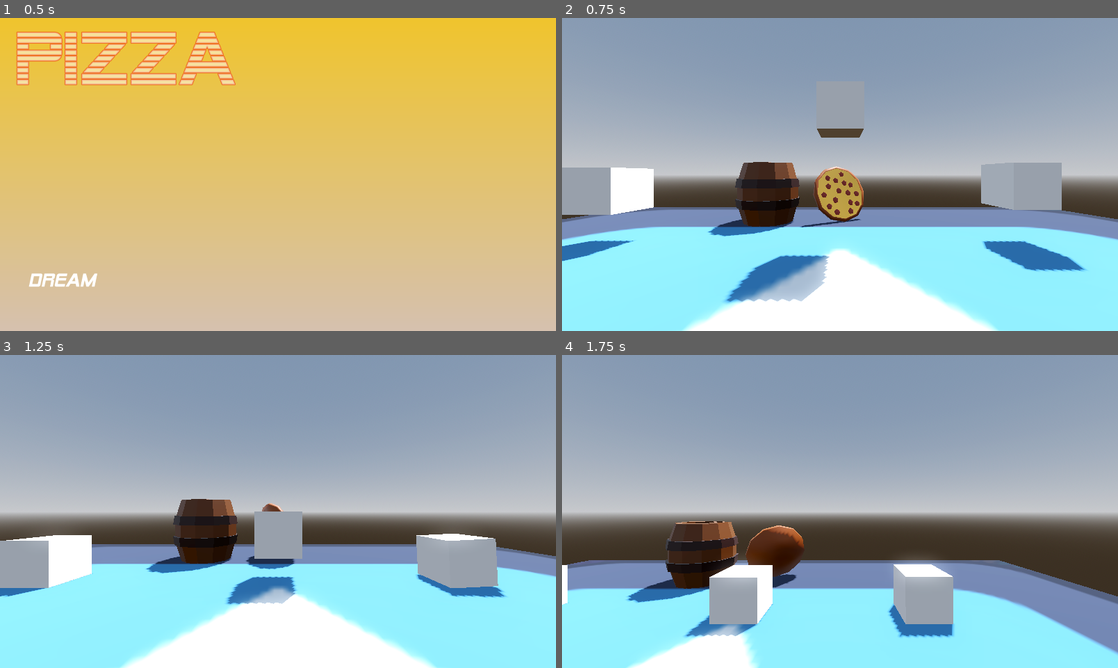
Above: before the commit, frames 1-4 (two rows, left to right).
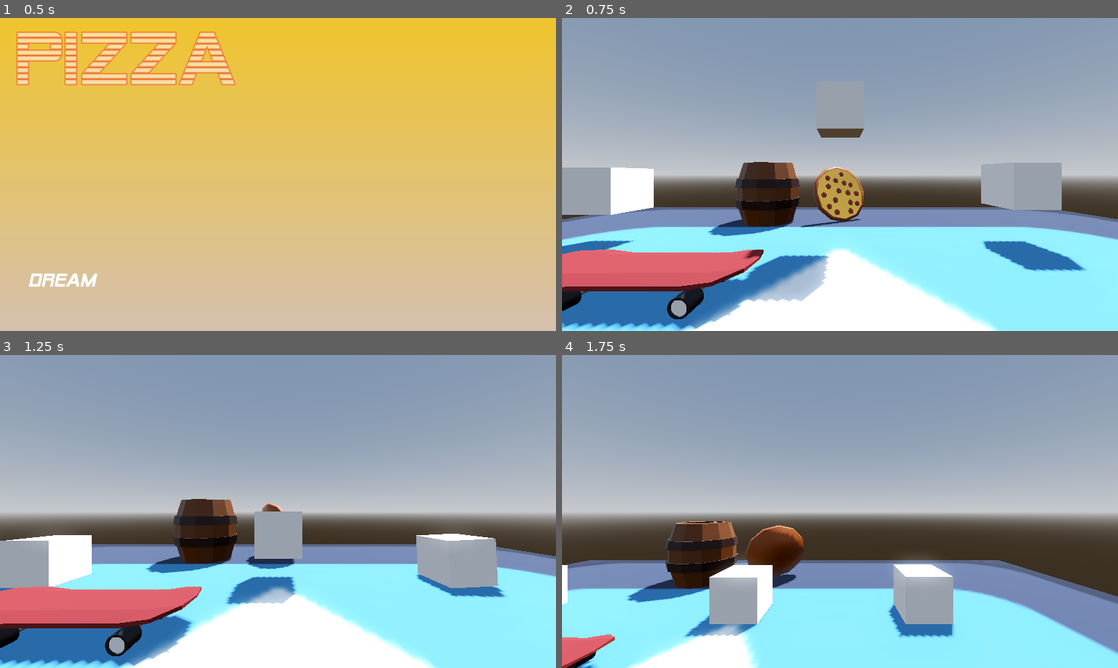
Above: after the commit, the same moments.

Repository: MattCharles/Dreams
Game: Godot game, scene res://Scenes/menu.tscn
Same seed, same stepped clock (60 frames per second), same inputs: the game is played once before the commit and once after it. The engine's default icon, where the game draws it, is replaced by a stand-in: a white triangle on a blue panel in a dark square.
Inputs (mouse positions are in pixels of both pictures, inside the frame that each line leads up to):
- Up to frame 1 (0.5 s): no input
- Up to frame 2 (0.75 s): click "Dream" at 0.5 s
- Up to frame 3 (1.25 s): no input
- Up to frame 4 (1.75 s): move the mouse to (962, 495) at 1.27 s; hold D (right) from 1.28 s (still down); click (962, 495) at 1.42 s; tap Space (jump) at 1.52 s

Frame 1 is identical in both runs. In frame 2, 7.8% of the frame differs, in the area x 0-37%, y 74-100%; in frame 3, 7.9%; in frame 4, 0.7%.

Commit message:
pushing shtuff, cursor plus sk8board

Diff:
--- /dev/null
+++ b/Assets/2d/pizzacursor.tscn
@@ -0,0 +1,3 @@
+[gd_scene format=3 uid="uid://cdbgngipd24l0"]
+
+[node name="pizzacursor" type="TextureRect"]
--- a/Scenes/ryantest.tscn
+++ b/Scenes/ryantest.tscn
@@ -1,7 +1,8 @@
-[gd_scene load_steps=12 format=3 uid="uid://ci3w08jx6ifxo"]
+[gd_scene load_steps=13 format=3 uid="uid://ci3w08jx6ifxo"]
 
 [ext_resource type="Texture2D" uid="uid://b1o626fbt63m2" path="res://icon.svg" id="1_ucag4"]
 [ext_resource type="Script" path="res://Scripts/player.gd" id="2_30xi0"]
+[ext_resource type="PackedScene" uid="uid://dfkjih3x8n5tv" path="res://Assets/raw/skateboard.glb" id="3_80uua"]
 
 [sub_resource type="ProceduralSkyMaterial" id="ProceduralSkyMaterial_7rkdn"]
 sky_horizon_color = Color(0.64625, 0.65575, 0.67075, 1)
@@ -65,3 +66,6 @@
 transform = Transform3D(1, 0, 0, 0, 1, 0, 0, 0, 1, 0, 1.63777, 0)
 
 [node name="Camera3D" type="Camera3D" parent="CharacterBody3D/Neck"]
+
+[node name="skateboard" parent="." instance=ExtResource("3_80uua")]
+transform = Transform3D(1, 0, 0, 0, 1, 0, 0, 0, 1, -2.70886, 0.416182, 0.707849)
--- a/Scenes/test.tscn
+++ b/Scenes/test.tscn
@@ -1,8 +1,9 @@
-[gd_scene load_steps=13 format=3 uid="uid://clmwgwuwj8lbv"]
+[gd_scene load_steps=14 format=3 uid="uid://clmwgwuwj8lbv"]
 
 [ext_resource type="Texture2D" uid="uid://b1o626fbt63m2" path="res://icon.svg" id="1_tm4xg"]
 [ext_resource type="PackedScene" uid="uid://chkkys4p7l1vq" path="res://Scenes/Player.tscn" id="2_c6i2x"]
 [ext_resource type="PackedScene" uid="uid://bi8kun25nhp4y" path="res://Assets/pizza/spinningpizza.tscn" id="3_molt8"]
+[ext_resource type="PackedScene" uid="uid://dfkjih3x8n5tv" path="res://Assets/raw/skateboard.glb" id="4_yevdn"]
 
 [sub_resource type="ProceduralSkyMaterial" id="ProceduralSkyMaterial_7rkdn"]
 sky_horizon_color = Color(0.64625, 0.65575, 0.67075, 1)
@@ -86,3 +87,6 @@
 
 [node name="SpinningPizza" parent="." instance=ExtResource("3_molt8")]
 transform = Transform3D(1, 0, 0, 0, 1, 0, 0, 0, 1, 0, 0, -7.1899)
+
+[node name="skateboard" parent="." instance=ExtResource("4_yevdn")]
+transform = Transform3D(1, 0, 0, 0, 1, 0, 0, 0, 1, -2.55503, 0.400126, -2.75854)
--- a/project.godot
+++ b/project.godot
@@ -19,6 +19,7 @@
 
 window/size/viewport_width=1920
 window/size/viewport_height=1080
+mouse_cursor/custom_image="res://Assets/2d/tinierpizzaslice_1.png"
 window/stretch/mode="viewport"
 window/stretch/aspect="ignore"
 
Binary file added: Assets/2d/tinierpizzaslice_1.png
Not shown, added: Assets/2d/tinierpizzaslice_1.png.import
Not shown: 1 places in Assets/pizza/spinningpizza.tscn that only renumber resources
Binary file added: Assets/raw/skateboard.glb
Not shown, added: Assets/raw/skateboard.glb.import
Not shown, added: Assets/2d/tinyPizzaCursor
